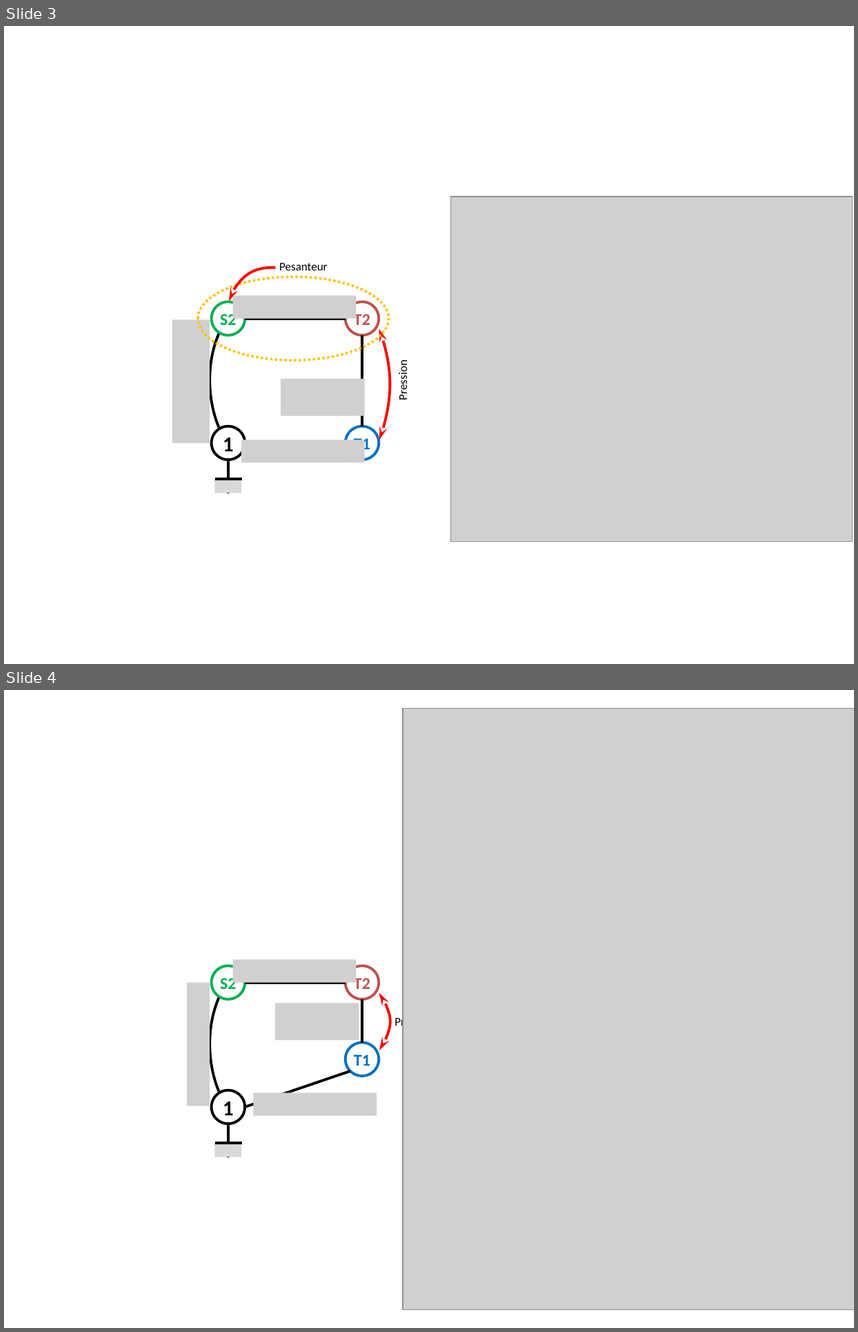
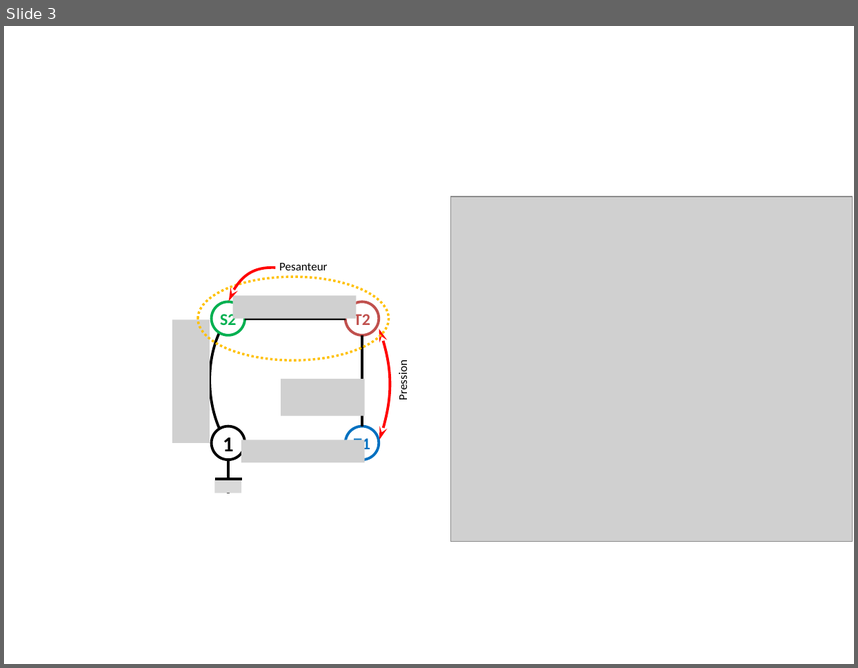
Before and after one commit to xpessoles/Cy_05_PSI_Energetique, a slide deck: Chapitre_01_Energetique/Application_03_ElevateurBateaux/Figures.pptx. Shown one above the other, each under a label of ours: slides 3 and 4 before the commit, slide 3 after it. The pictures are 858x1332 and 858x668 pixels, drawn with LibreOffice and Linux fonts; fonts in the diff are those of the drawing; grey boxes stand for pictures. Boxes give left, top, right and bottom in pixels: in the first picture for what was removed or moved away, otherwise in the second. Text is boxed around its words. In the diff, an @@ line names an element or a change of style, - is before the commit and + after.

```diff
--- a/Chapitre_01_Energetique/Application_03_ElevateurBateaux/Figures.pptx
+++ b/Chapitre_01_Energetique/Application_03_ElevateurBateaux/Figures.pptx
@@ slide 4 removed at box(4, 690, 854, 1328), background #FFFFFF @@
@@ picture removed at box(403, 708, 854, 1309) @@
@@ ellipse removed at box(212, 965, 245, 998) @@
-S2
@@ picture removed at box(232, 960, 356, 983) @@
@@ ellipse removed at box(346, 965, 379, 998) @@
-T2
@@ picture removed at box(187, 983, 210, 1105) @@
@@ freeform shape removed at box(210, 995, 220, 1092) @@
@@ line removed from (245, 983) to (346, 983) @@
@@ line removed from (362, 999) to (362, 1042) @@
@@ freeform shape removed at box(379, 993, 389, 1050) @@
@@ picture removed at box(275, 1003, 359, 1041) @@
@@ text removed at box(395, 1016, 435, 1029) @@
-Pression
@@ ellipse removed at box(346, 1042, 379, 1075) @@
-T1
@@ line removed from (350, 1071) to (245, 1107) @@
@@ ellipse removed at box(212, 1090, 245, 1123) @@
-1
@@ picture removed at box(253, 1093, 377, 1116) @@
@@ line removed from (228, 1123) to (228, 1156) @@
@@ rectangle removed at box(215, 1143, 241, 1156) @@
@@ line removed from (215, 1142) to (242, 1142) @@
```
Also in this commit, not shown: 2 slides added.
